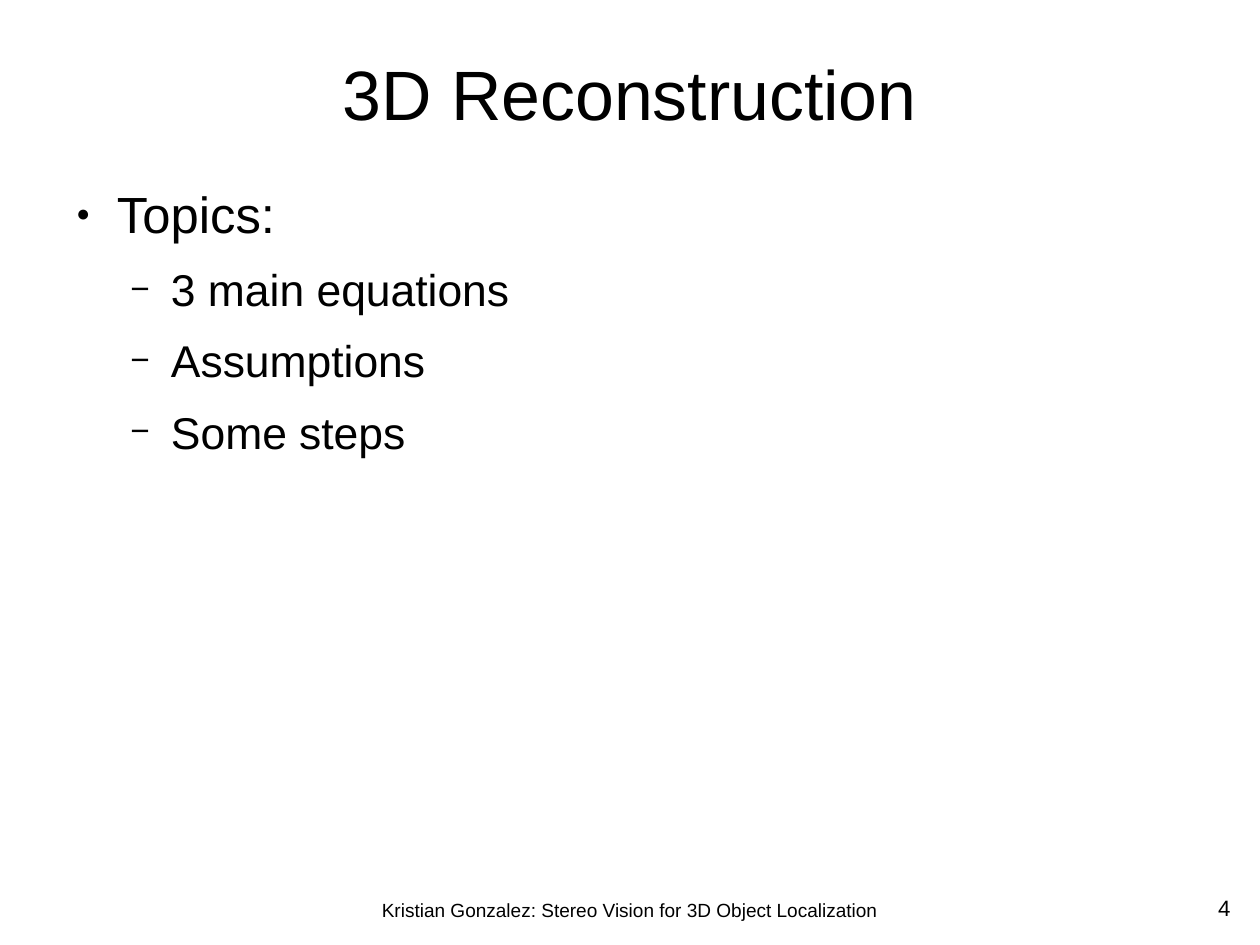
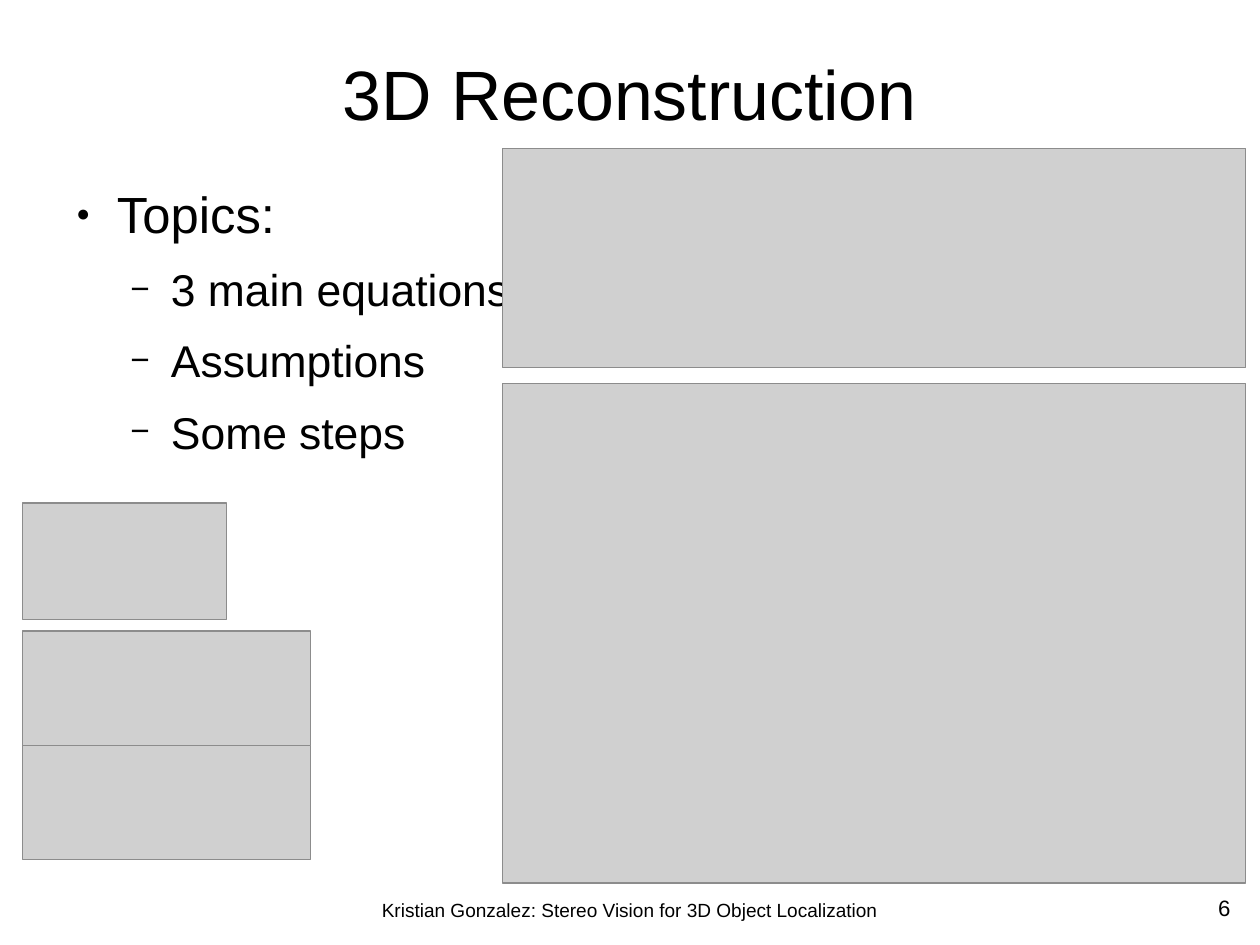
Before and after one commit to kjgonzalez/codefiles, a slide deck: slide 6 of k_thesis/02_presentation/thesis_presentation.odp (slide 4 before the commit). Drawn at 1260x945 pixels with LibreOffice and Linux fonts; fonts in the diff are those of the drawing; grey boxes stand for pictures; background and template pictures are left out. Boxes give left, top, right and bottom in pixels: in the first picture for what was removed or moved away, otherwise in the second. Text is boxed around its words. In the diff, an @@ line names an element or a change of style, - is before the commit and + after.

```diff
--- a/k_thesis/02_presentation/thesis_presentation.odp
+++ b/k_thesis/02_presentation/thesis_presentation.odp
@@ picture added at bbox=[503, 149, 1246, 368] @@
@@ picture added at bbox=[503, 384, 1246, 884] @@
@@ picture added at bbox=[23, 503, 226, 620] @@
@@ picture added at bbox=[23, 631, 311, 745] @@
@@ picture added at bbox=[23, 745, 311, 860] @@
@@ page number at bbox=[1218, 900, 1230, 917]: text changed @@
-4
+6
```
Also in this commit, not shown: 2 other slides changed, 2 slides added, 3 other files.
